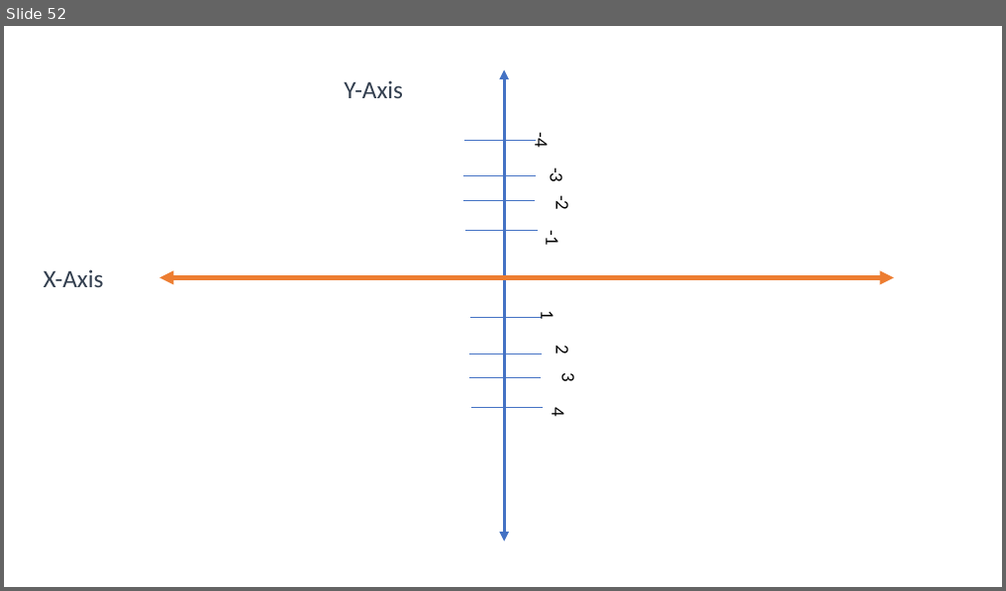
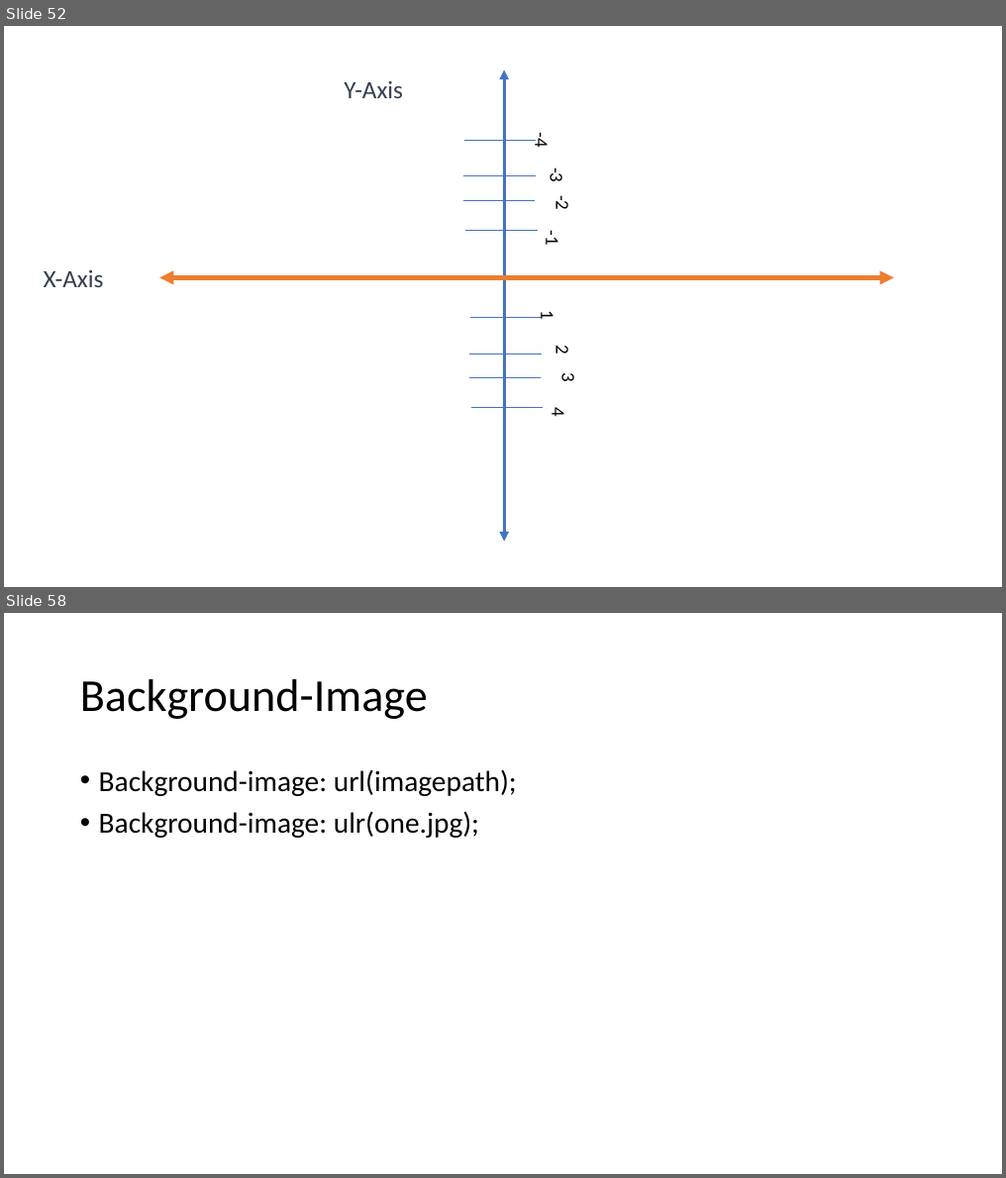
Before and after one commit to PiyushChaturvedii/Batch04, a slide deck: CSS.pptx. Shown one above the other, each under a label of ours: slide 52 before the commit, slides 52 and 58 after it; the slides between them are not shown. The pictures are 1006x591 and 1006x1178 pixels, drawn with LibreOffice and Linux fonts; fonts in the diff are those of the drawing. Boxes give left, top, right and bottom in pixels: in the first picture for what was removed or moved away, otherwise in the second. Text is boxed around its words. In the diff, an @@ line names an element or a change of style, - is before the commit and + after.

```diff
--- a/CSS.pptx
+++ b/CSS.pptx
@@ slide 58 added at (4,613,1002,1174), background #FFFFFF @@
@@ title added at (80,679,428,719), 44 pt, text #000000 @@
+Background-Image
@@ text added at (99,769,517,838), 28 pt, text #000000 @@
+• Background-image: url(imagepath);
+• Background-image: ulr(one.jpg);
```
Also in this commit, not shown: 12 other slides added, 9 other files.
